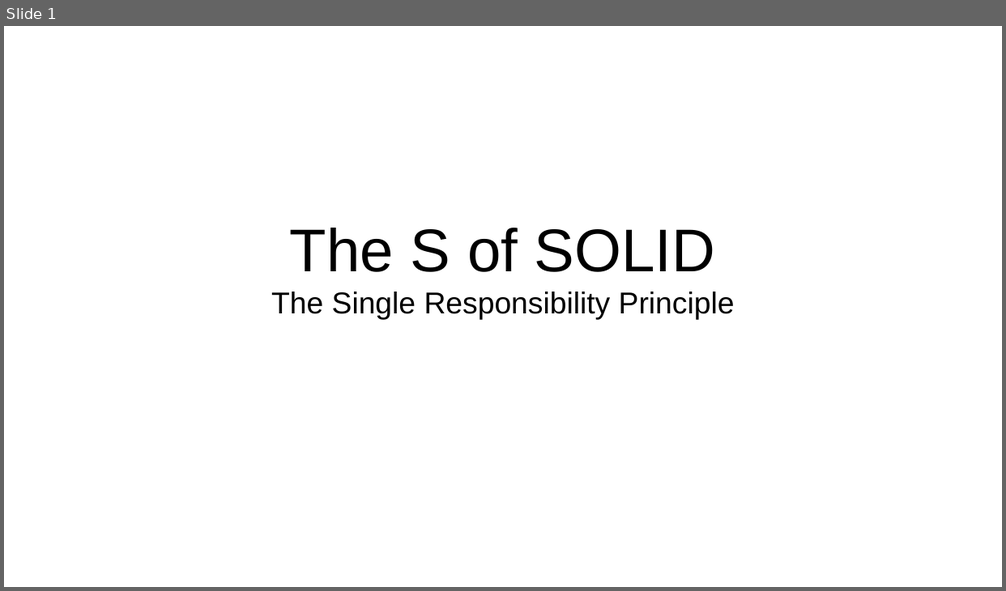
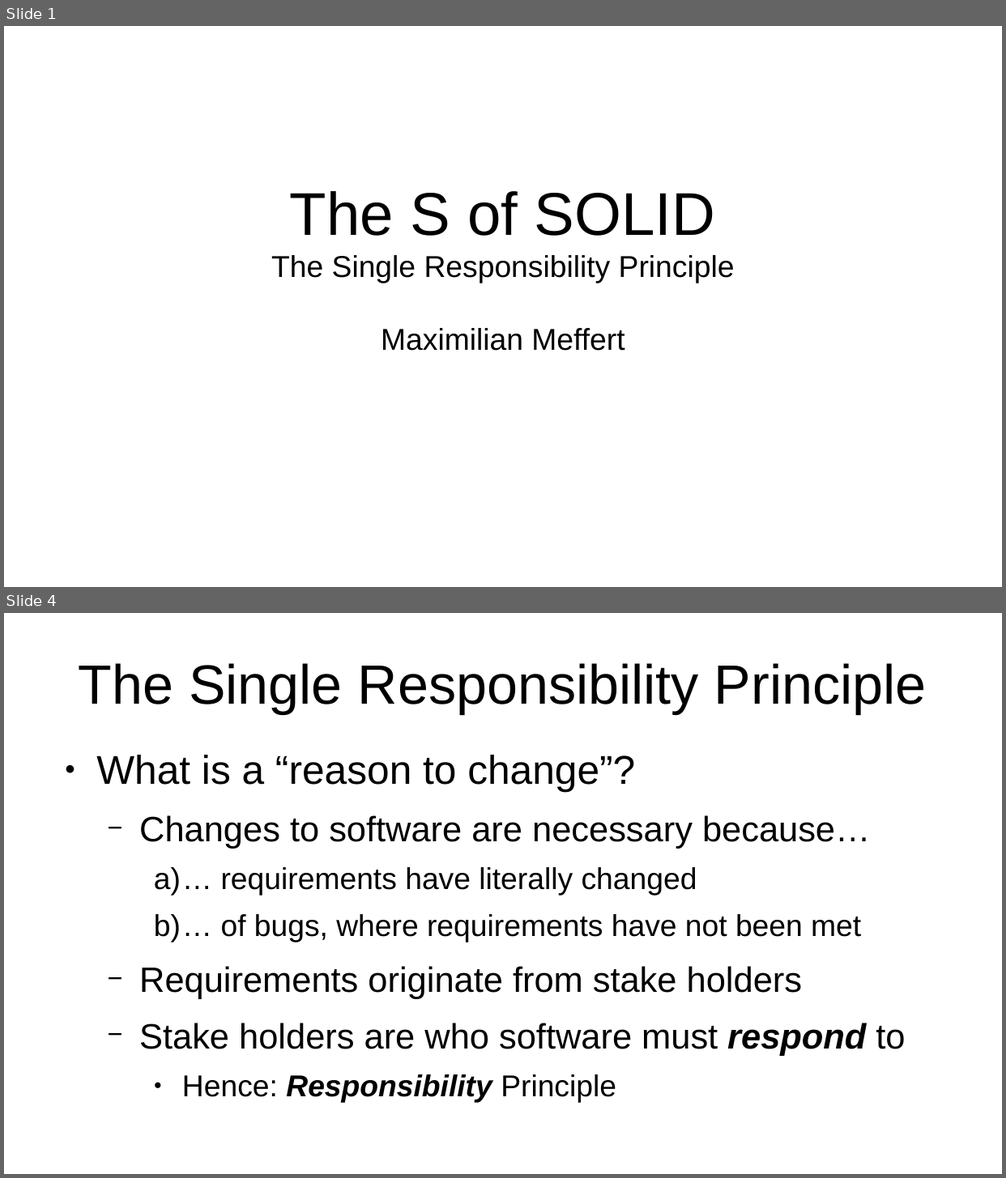
Before and after one commit to maxmeffert/SOLID, a slide deck: TheSofSOLID/TheSofSOLID.odp. Shown one above the other, each under a label of ours: slide 1 before the commit, slides 1 and 4 after it; the slides between them are not shown. The pictures are 1006x591 and 1006x1178 pixels, drawn with LibreOffice and Linux fonts; fonts in the diff are those of the drawing. Boxes give left, top, right and bottom in pixels: in the first picture for what was removed or moved away, otherwise in the second. Text is boxed around its words. In the diff, an @@ line names an element or a change of style, - is before the commit and + after.

```diff
--- a/TheSofSOLID/TheSofSOLID.odp
+++ b/TheSofSOLID/TheSofSOLID.odp
@@ slide 4 added at [4,613,1002,1174], background #FFFFFF @@
@@ title added at [79,663,927,714], 44 pt, text #000000 @@
+The Single Responsibility Principle
@@ text added at [96,755,905,1056], 28 pt, text #000000 @@
+● What is a “reason to change”?
+  − Changes to software are necessary because…
+    a) … requirements have literally changed
+    b) … of bugs, where requirements have not been met
+  − Requirements originate from stake holders
+  − Stake holders are who software must respond to
+    ● Hence: Responsibility Principle
@@ slide 1 changed as well @@
@@ subtitle at [381,328,624,351]: paragraph added @@
+Maximilian Meffert
```
Also in this commit, not shown: 12 other slides added, 1 slide removed, 3 other files.
